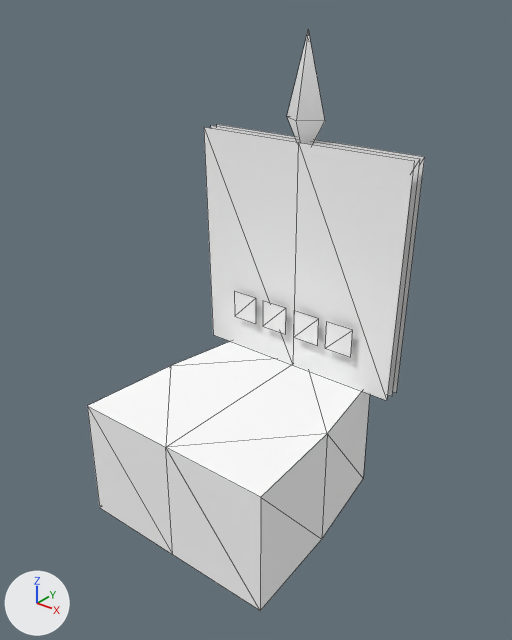
A saved change to the glTF model public/3d/item/model__item__room.ofs_3834_0/3834kg3_ser15.gltf.
The view is the same before and after, from a camera (50 mm lens) standing at (1.346, -1.639, 1.751) and looking at (0.05, -0.019, 0.746). The lights are fixed; the arrows at lower left show +X, +Y and +Z. The older version comes first. Mesh edges are drawn as thin lines.

The first picture shows '3834kg3_ser15'.
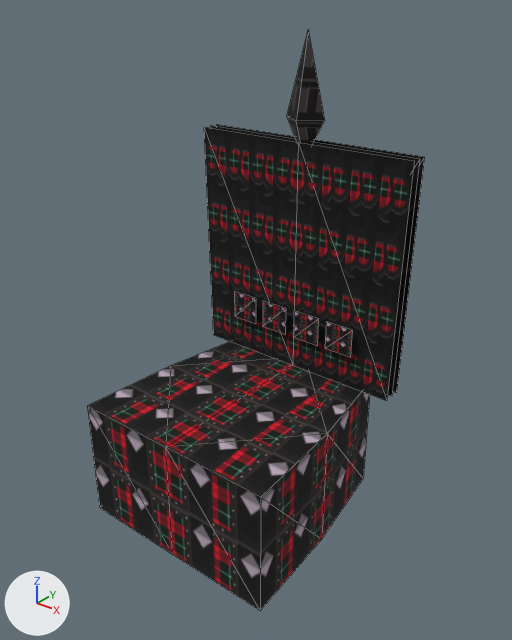
Boxes (x1, y1, x2, y2) around the edits, measured in the pictures (512 x 640 px):
'3834kg3_ser15', surface changed (white to black)
    both: (87, 31, 425, 611)

The change, as a list of edits to the scene's bpy script:
```text
Add img_ser15_3:
    img_ser15_3 = load_image('ser15_3', '_unpacked/ser15_3', 32, 32, 'sRGB')
Add img_ser15_1:
    img_ser15_1 = load_image('ser15_1', '_unpacked/ser15_1', 32, 32, 'sRGB')
Add img_ser15_0:
    img_ser15_0 = load_image('ser15_0', '_unpacked/ser15_0', 32, 32, 'sRGB')
Add img_ser15_2:
    img_ser15_2 = load_image('ser15_2', '_unpacked/ser15_2', 32, 32, 'sRGB')
Change mat_ser15_2:
    remove mat_ser15_2.base_color = (1.0, 1.0, 1.0)  # white #ffffff
    add mat_ser15_2.texture = img_ser15_2
Change mat_ser15_0:
    remove mat_ser15_0.base_color = (1.0, 1.0, 1.0)  # white #ffffff
    add mat_ser15_0.texture = img_ser15_0
Change mat_ser15_1:
    remove mat_ser15_1.base_color = (1.0, 1.0, 1.0)  # white #ffffff
    add mat_ser15_1.texture = img_ser15_1
Change mat_ser15_3:
    remove mat_ser15_3.base_color = (1.0, 1.0, 1.0)  # white #ffffff
    add mat_ser15_3.texture = img_ser15_3
```
